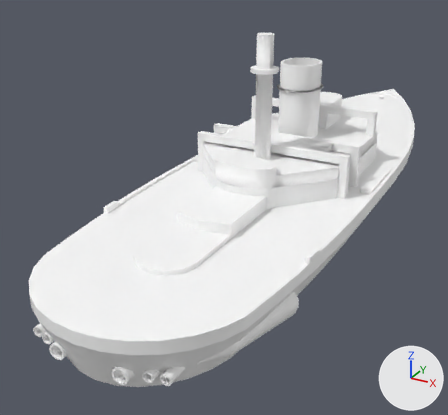
The FBX model Assets/World objects/Ships_raw/terran - cruiser puritan.fbx, before and after one commit.
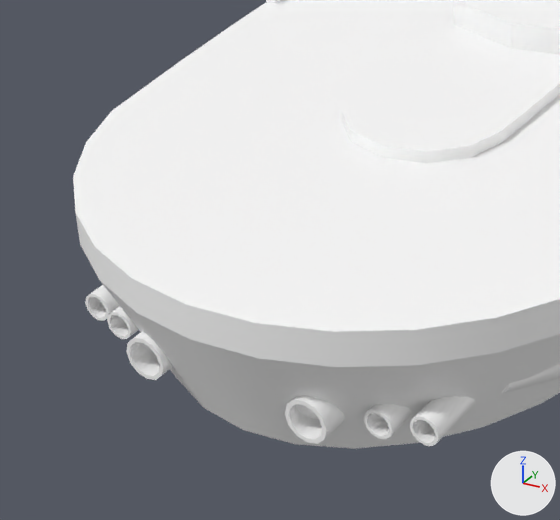
The first picture shows the older version from a 50 mm lens placed at (8.4, -21.5, 7.9), pointed at (-2.0, -2.6, -1.5). The close-ups show both versions on the part from 0% to 49% of the width and 51% to 100% of the height of that picture; other places that the commit changed are outside them. The lights are fixed; the arrows at lower right show +X, +Y and +Z. Vertices at the same position are counted once.

In view in the first close-up: 'Puritan Elevator LT', 'Puritan Elevator RT', 'Puritan Hull'.
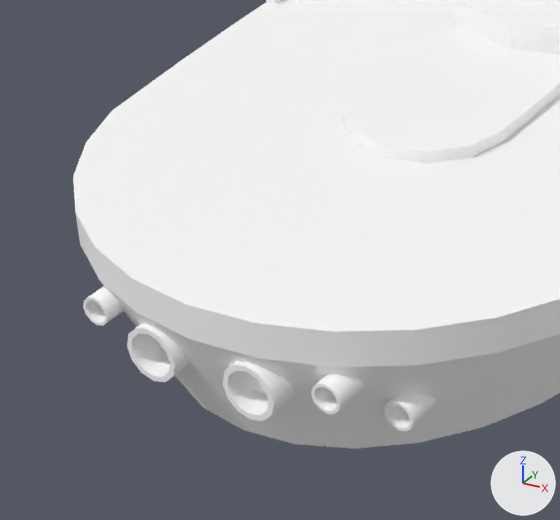
What differs and where, as boxes (x1, y1, x2, y2) in the close-ups (560 x 520 px):
part 1 of me_id637, added
    after: (311, 374, 364, 414)
part 2 of me_id637, added
    after: (222, 361, 294, 421)
part 3 of me_id637, added
    after: (83, 286, 124, 326)
part 4 of me_id637, added
    after: (127, 323, 188, 382)
part 5 of me_id637, deleted
    before: (126, 331, 173, 380)
part 6 of me_id637, deleted
    before: (285, 396, 344, 444)
part 7 of me_id637, deleted
    before: (85, 285, 119, 321)
part 8 of me_id637, deleted
    before: (410, 396, 475, 446)
part 9 of me_id637, cut back
    before: (107, 306, 560, 439)
    after: (384, 394, 436, 431)

Patch to the scene script:
```diff
--- a/Assets/World objects/Ships_raw/terran - cruiser puritan.fbx.py
+++ b/Assets/World objects/Ships_raw/terran - cruiser puritan.fbx.py
@@ me_id637 @@
 # used by ob_puritan_hull; location = (0.0, 0.0, 0.0)
-me_id637.from_pydata(...)  # 1456 vertices, 2312 faces; spans x -3.6..3.6, y -13.1..13.5, z -1.7..5.1
+me_id637.from_pydata(...)  # 1308 vertices, 2012 faces; spans x -3.6..3.6, y -13.1..13.5, z -1.7..5.1
+# me_id637 part 1: a new loose piece of 48 vertices spanning x 1.1..1.4, y -13.0..-12.0, z -0.8..-0.5, in mat_material (white #ffffff)
+# me_id637 part 2: a new loose piece of 48 vertices spanning x 0.3..0.8, y -13.1..-11.2, z -1.0..-0.5, in mat_material (white #ffffff)
+# me_id637 part 3: a new loose piece of 48 vertices spanning x -1.4..-1.1, y -13.0..-12.0, z -0.8..-0.5, in mat_material (white #ffffff)
+# me_id637 part 4: a new loose piece of 48 vertices spanning x -0.8..-0.3, y -13.1..-11.2, z -1.0..-0.5, in mat_material (white #ffffff)
+# me_id637 part 5: the loose piece of 60 vertices spanning x -1.2..-0.7, y -12.8..-11.3, z -1.3..-0.9 is deleted
+# me_id637 part 6: the loose piece of 60 vertices spanning x 0.7..1.2, y -12.8..-11.3, z -1.3..-0.9 is deleted
+# me_id637 part 7: the loose piece of 60 vertices spanning x -2.0..-1.8, y -12.4..-11.4, z -1.3..-1.0 is deleted
+# me_id637 part 8: the loose piece of 60 vertices spanning x 1.8..2.0, y -12.4..-11.4, z -1.3..-1.0 is deleted
+# me_id637 part 9: 2 vertices moved from x -1.4..1.4, y -11.5, z -1.0 to x -1.6..1.6, y -11.5, z -0.9; 230 vertices removed from x -3.4..3.4, y -12.5..-8.4, z -1.5..-0.6; 68 vertices added at x -1.9..1.9, y -12.5..-11.5, z -1.1..-0.8
 me_id637.materials.append(mat_material)
```
